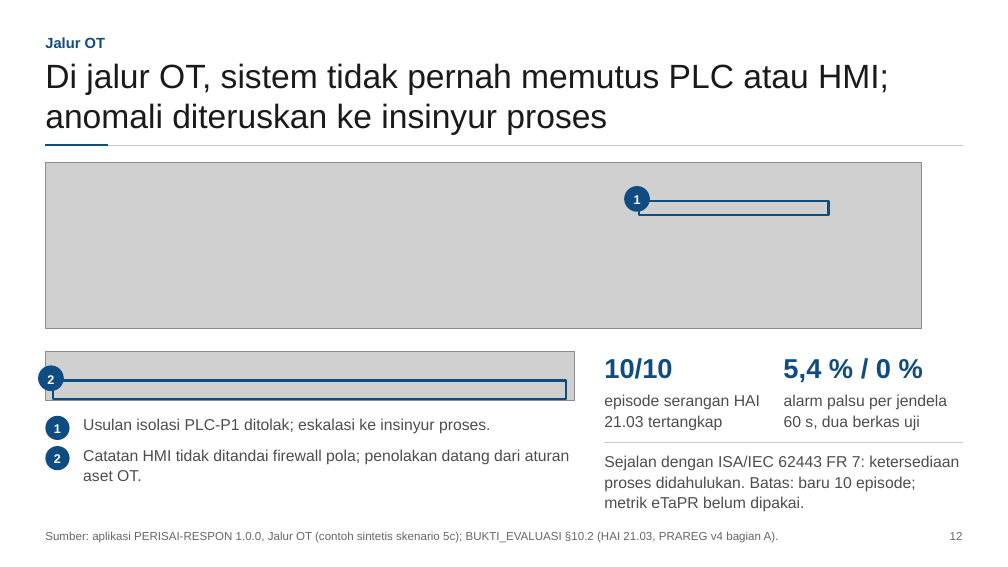
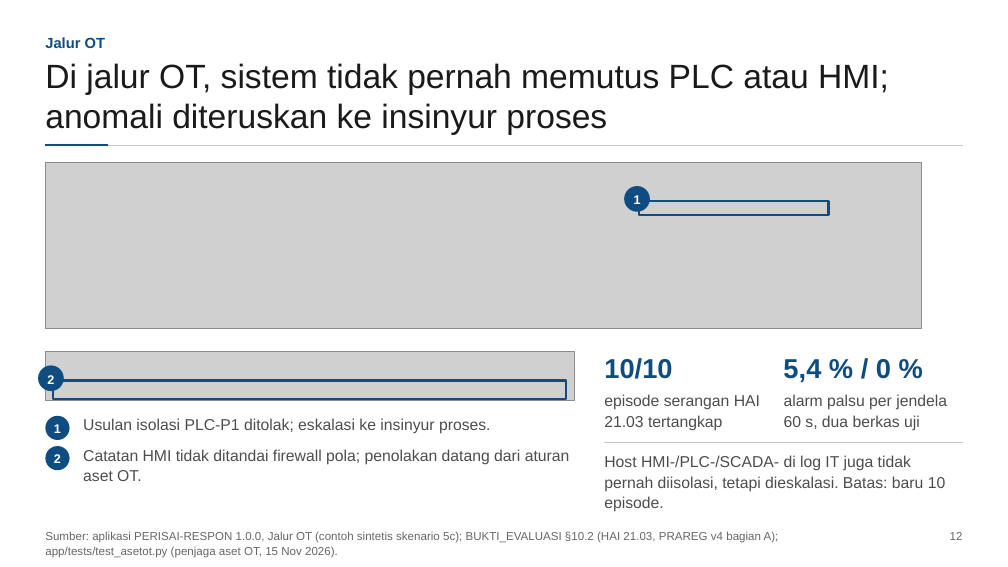
Before and after one commit to poggymacello/perisai-respon, a slide deck: slide 12 of aset_kirim/slide/PERISAI-RESPON_Slide_Teknis.pptx. Drawn at 1008x567 pixels with LibreOffice and Linux fonts; fonts in the diff are those of the drawing; grey boxes stand for pictures. Boxes give left, top, right and bottom in pixels: in the first picture for what was removed or moved away, otherwise in the second. Text is boxed around its words. In the diff, an @@ line names an element or a change of style, - is before the commit and + after.

Commit message:
Cek silang draf AI, penjaga aset OT, paket penerapan satuan, jalur juri 3 menit
- Aplikasi: draf AI yang menyebut kategori di luar temuan aturan ditandai dan dicatat di audit (175 dari 421 draf uji, 41,6 %)
- Aplikasi: usulan isolasi untuk host HMI-/PLC-/SCADA- dan daftar aset satuan menjadi eskalasi
- Aplikasi: muat data contoh idempoten (tidak ada kasus ganda di demo web)
- docs/PENERAPAN_SATUAN.md: peta kebutuhan, skenario posko, instalasi air-gapped, pilot 30 hari, biaya, risiko
- README: bagian Untuk juri, hasil cek silang, deklarasi narasi TTS
- Slide teknis, screenshot 15 Nov, susunan tim (Poggy ketua, Aziz, Hasri)
- Video: narasi bagian draf AI dan skrip narasi suara sintetis

```diff
--- a/aset_kirim/slide/PERISAI-RESPON_Slide_Teknis.pptx
+++ b/aset_kirim/slide/PERISAI-RESPON_Slide_Teknis.pptx
@@ text at [604,455,946,512]: text changed @@
-Sejalan dengan ISA/IEC 62443 FR 7: ketersediaan proses didahulukan. Batas: baru 10 episode; metrik eTaPR belum dipakai.
+Host HMI-/PLC-/SCADA- di log IT juga tidak pernah diisolasi, tetapi dieskalasi. Batas: baru 10 episode.
@@ text at [45,531,779,558]: text changed @@
-Sumber: aplikasi PERISAI-RESPON 1.0.0, Jalur OT (contoh sintetis skenario 5c); BUKTI_EVALUASI §10.2 (HAI 21.03, PRAREG v4 bagian A).
+Sumber: aplikasi PERISAI-RESPON 1.0.0, Jalur OT (contoh sintetis skenario 5c); BUKTI_EVALUASI §10.2 (HAI 21.03, PRAREG v4 bagian A); app/tests/test_asetot.py (penjaga aset OT, 15 Nov 2026).
```
Also in this commit, not shown: 12 other slides changed, 38 other files.
